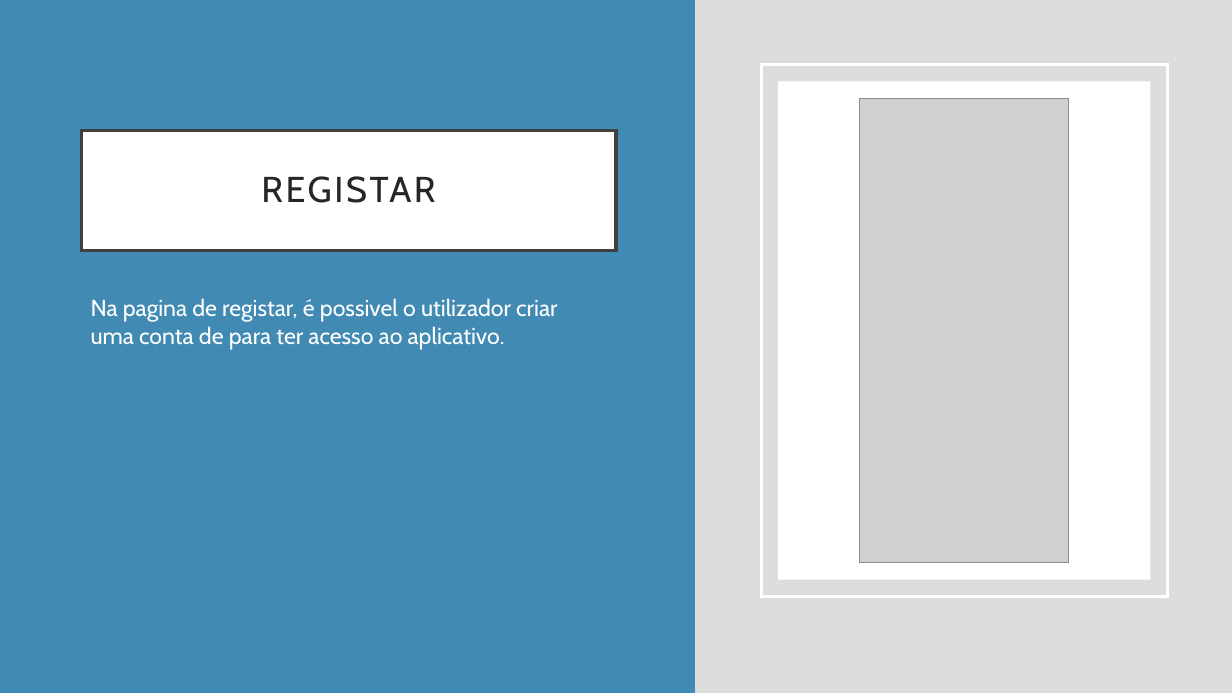
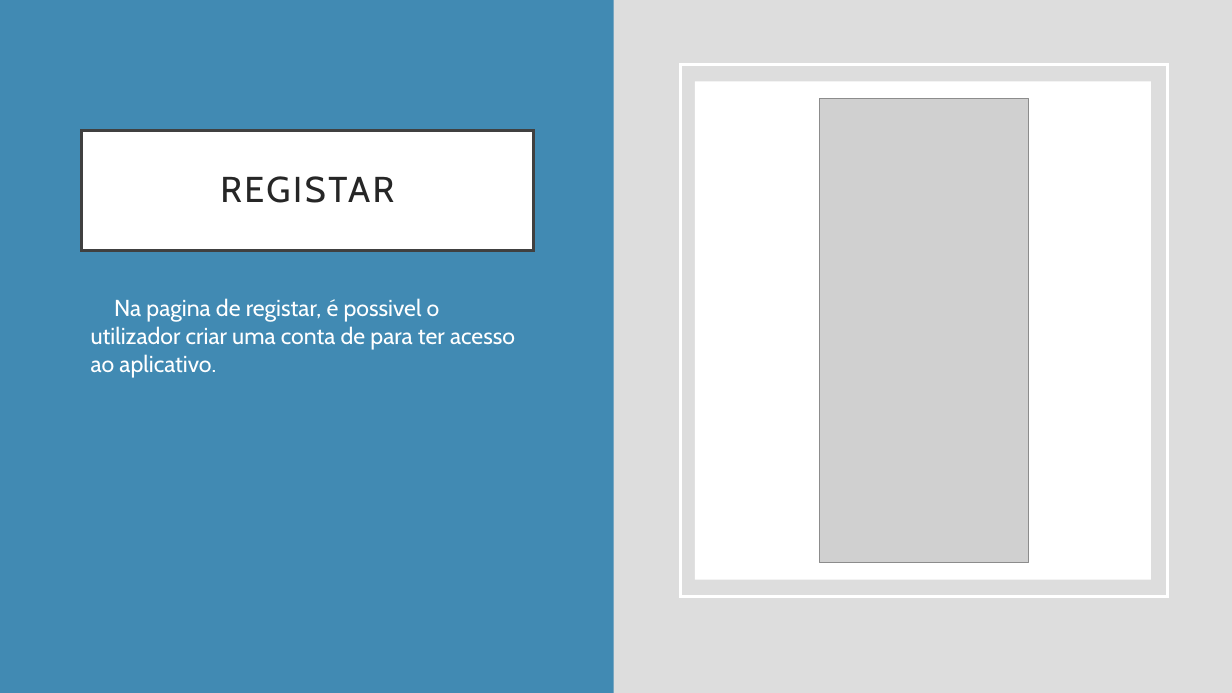
Before and after one commit to Gnomo000/Trabalho-Projeto-PLC, a slide deck: slide 3 of Apresentação projeto.pptx. Drawn at 1232x693 pixels with LibreOffice and Linux fonts; fonts in the diff are those of the drawing; grey boxes stand for pictures. Boxes give left, top, right and bottom in pixels: in the first picture for what was removed or moved away, otherwise in the second. Text is boxed around its words. In the diff, an @@ line names an element or a change of style, - is before the commit and + after.

```diff
--- a/Apresentação projeto.pptx
+++ b/Apresentação projeto.pptx
@@ rectangle: place and size @@
-rectangle at box(0, 0, 695, 693)
+rectangle at box(0, 0, 614, 693)
@@ rectangle: place and size @@
-rectangle at box(762, 65, 1167, 596)
+rectangle at box(680, 65, 1167, 596)
@@ rectangle: place and size @@
-rectangle at box(778, 81, 1151, 579)
+rectangle at box(695, 81, 1151, 579)
@@ picture: place and size @@
-picture at box(860, 98, 1068, 563)
+picture at box(820, 98, 1029, 563)
@@ title "REGISTAR": place and size @@
-title "REGISTAR" at box(81, 130, 616, 250)
+title "REGISTAR" at box(81, 130, 533, 250)
@@ text "Na pagina de registar, é ..." at box(91, 298, 515, 378): bullet none to • @@
```
Also in this commit, not shown: 2 other slides changed, 2 slides added.
